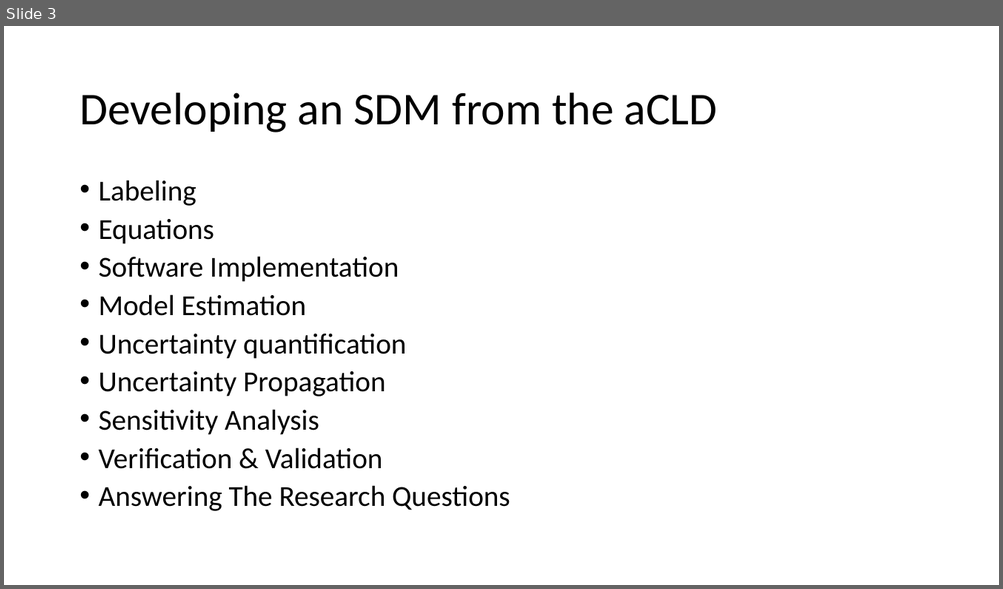
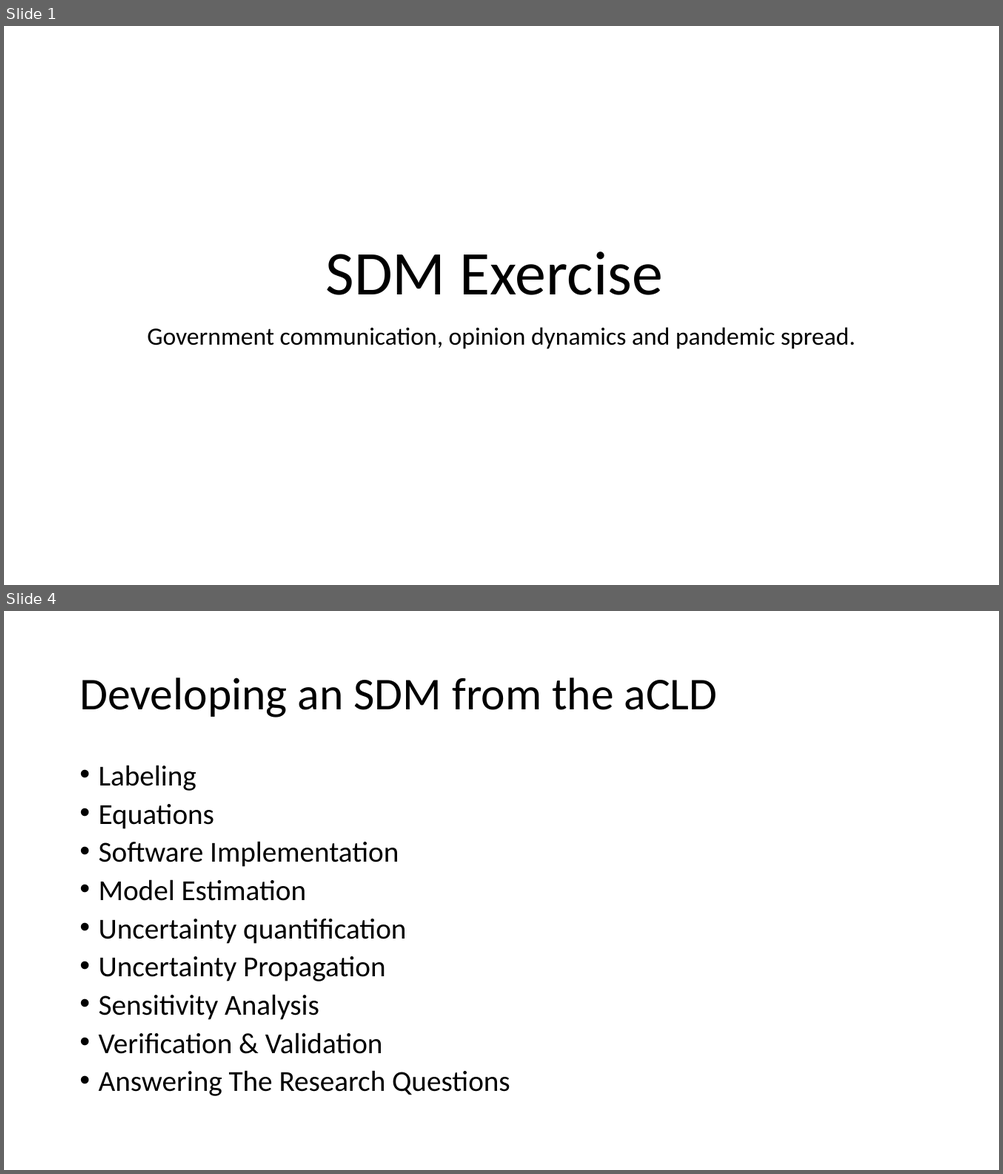
Before and after one commit to Nesp/sdm_exercise, a slide deck: presentation/presentation.pptx. Shown one above the other, each under a label of ours: slide 3 before the commit, slides 1 and 4 after it; the slides between them are not shown. The pictures are 1003x589 and 1003x1174 pixels, drawn with LibreOffice and Linux fonts; fonts in the diff are those of the drawing. Boxes give left, top, right and bottom in pixels: in the first picture for what was removed or moved away, otherwise in the second. Text is boxed around its words. In the diff, an @@ line names an element or a change of style, - is before the commit and + after.

```diff
--- a/presentation/presentation.pptx
+++ b/presentation/presentation.pptx
@@ slide 1 added at (4,26,999,585), background #FFFFFF @@
@@ title added at (326,252,663,295), 60 pt, text #000000 @@
+SDM Exercise
@@ subtitle added at (147,327,855,349), 24 pt, text #000000 @@
+Government communication, opinion dynamics and pandemic spread.
@@ what was slide 3 is now slide 4 @@
```
Also in this commit, not shown: 10 slides changed, 3 other slides added, 3 slides removed.
